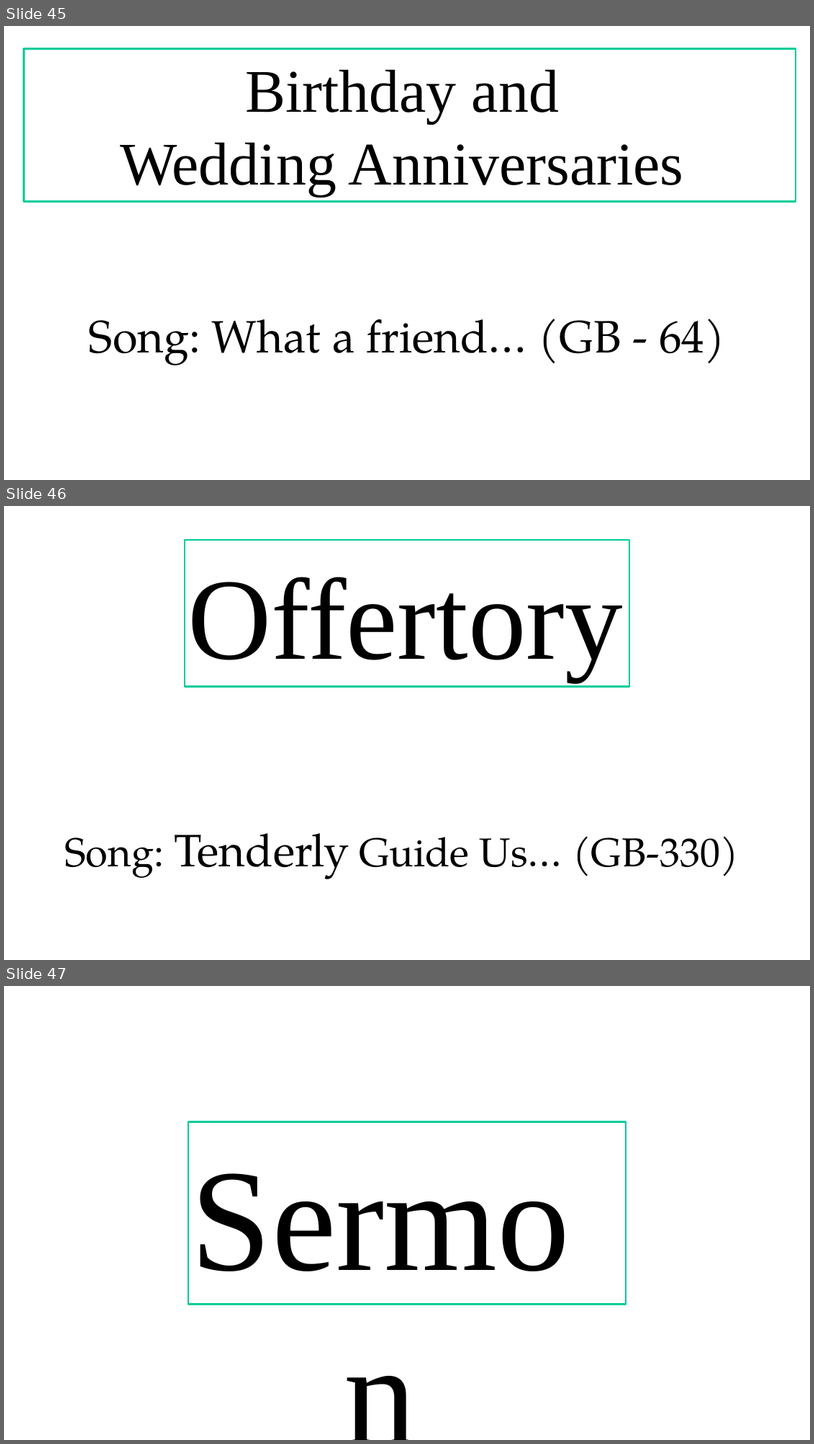
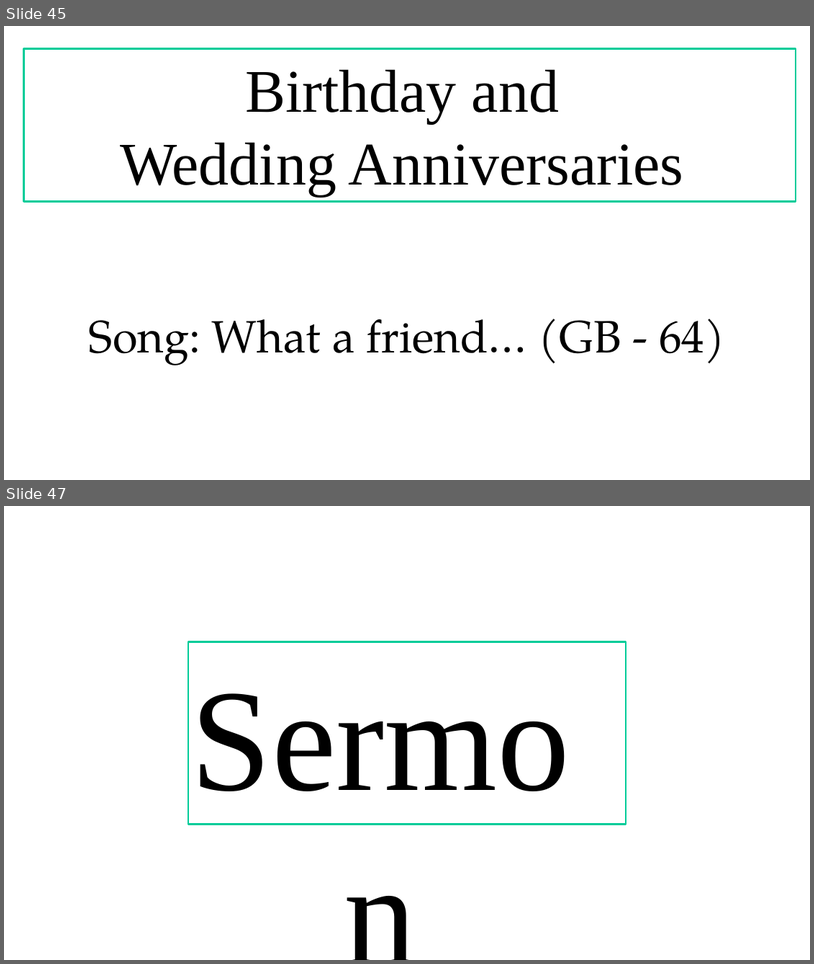
Before and after one commit to gijocode/Church_PPT_Utility, a slide deck: templates/PPT English Service.pptx. Shown one above the other, each under a label of ours: slides 45, 46 and 47 before the commit, slides 45 and 47 after it; the slides between them are not shown. The pictures are 814x1444 and 814x964 pixels, drawn with LibreOffice and Linux fonts; fonts in the diff are those of the drawing. Boxes give left, top, right and bottom in pixels: in the first picture for what was removed or moved away, otherwise in the second. Text is boxed around its words. In the diff, an @@ line names an element or a change of style, - is before the commit and + after.

```diff
--- a/templates/PPT English Service.pptx
+++ b/templates/PPT English Service.pptx
@@ slide 46 removed at (x1=4, y1=506, x2=810, y2=960), background #FFFFFF @@
@@ rectangle removed at (x1=185, y1=540, x2=630, y2=686) @@
-Offertory
@@ text removed at (x1=64, y1=833, x2=739, y2=879) @@
-Song: Tenderly Guide Us… (GB-330)
```
Also in this commit, not shown: 2 slides changed, 2 slides added, 1 other slide removed, 1 other file.
